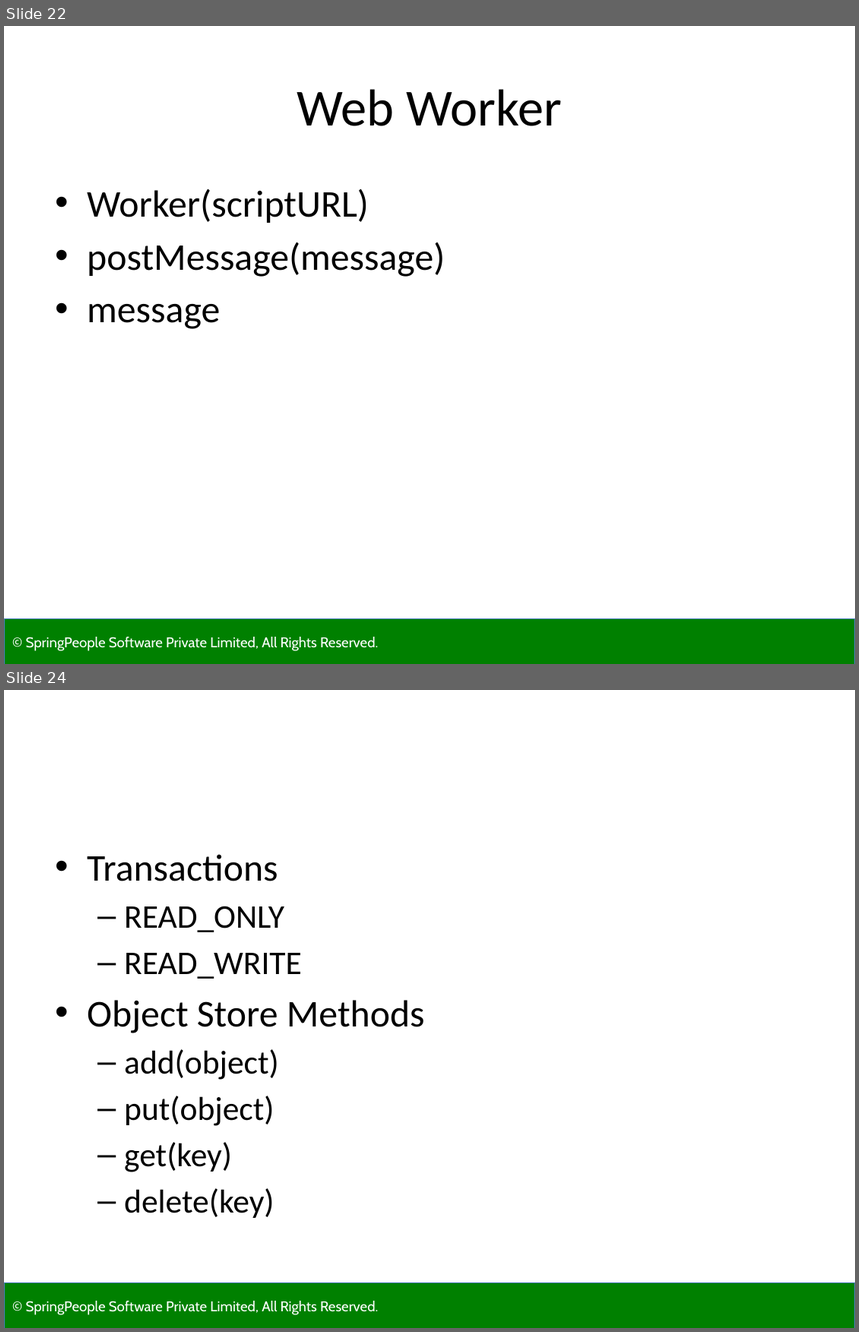
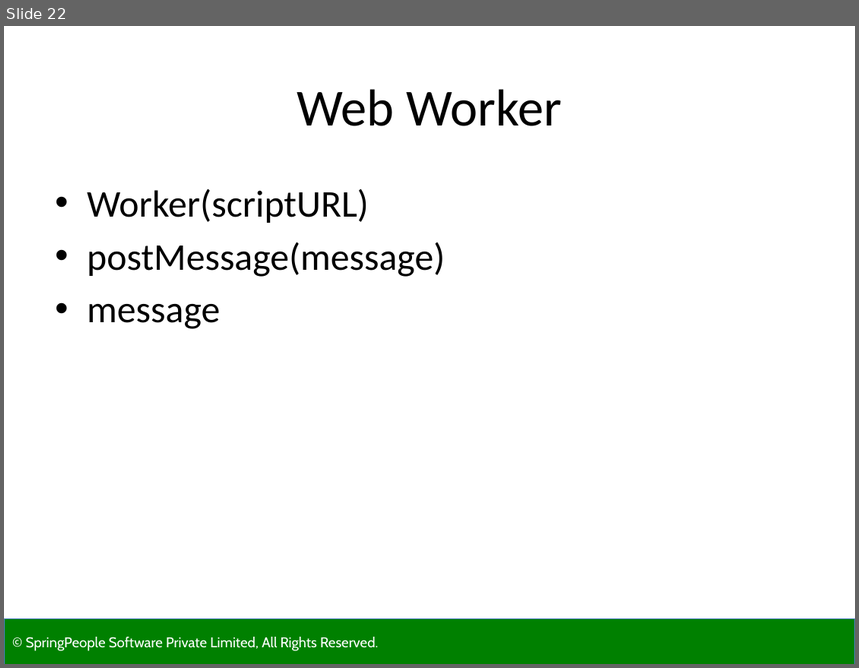
Before and after one commit to tkmagesh/Cisco-HTML5-May-2015, a slide deck: SP-HTML5 APIs.pptx. Shown one above the other, each under a label of ours: slides 22 and 24 before the commit, slide 22 after it; the slides between them are not shown. The pictures are 859x1332 and 859x668 pixels, drawn with LibreOffice and Linux fonts; fonts in the diff are those of the drawing; background and template pictures are left out. Boxes give left, top, right and bottom in pixels: in the first picture for what was removed or moved away, otherwise in the second. Text is boxed around its words. In the diff, an @@ line names an element or a change of style, - is before the commit and + after.

```diff
--- a/SP-HTML5 APIs.pptx
+++ b/SP-HTML5 APIs.pptx
@@ slide 24 removed at box(4, 690, 855, 1328), background #FFFFFF; not listed: 1 template element that a slide beside it also shows @@
@@ text removed at box(87, 854, 425, 1218) @@
-• Transactions
-  – READ_ONLY
-  – READ_WRITE
-• Object Store Methods
-  – add(object)
-  – put(object)
-  – get(key)
-  – delete(key)
```
Also in this commit, not shown: 2 other slides removed.
